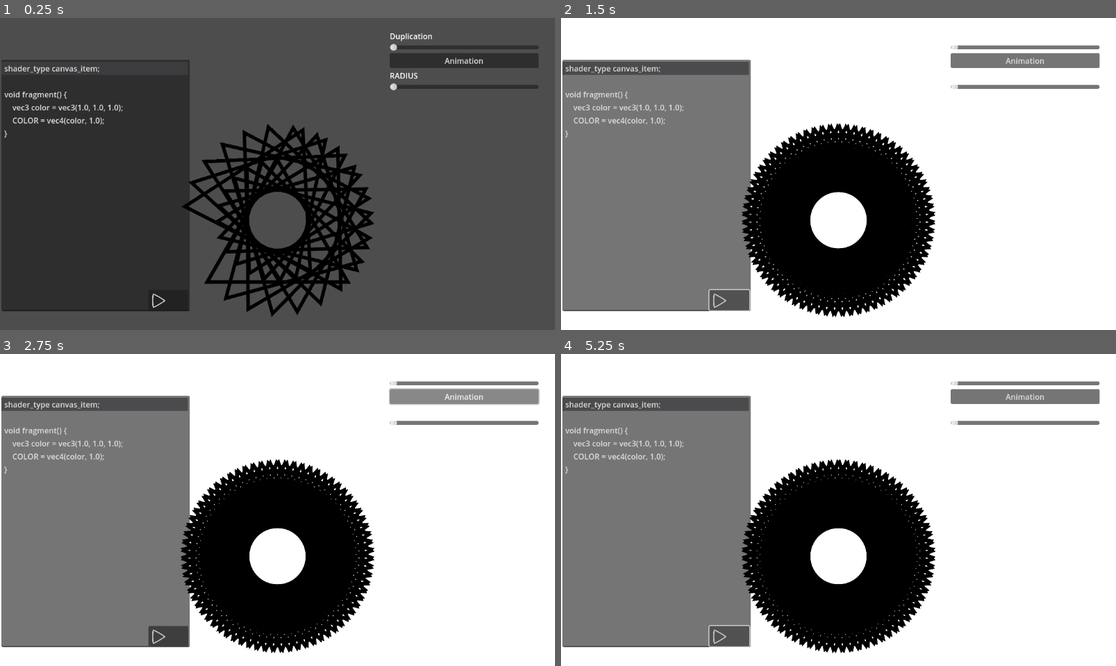
Above: before the commit, frames 1-4 (two rows, left to right).
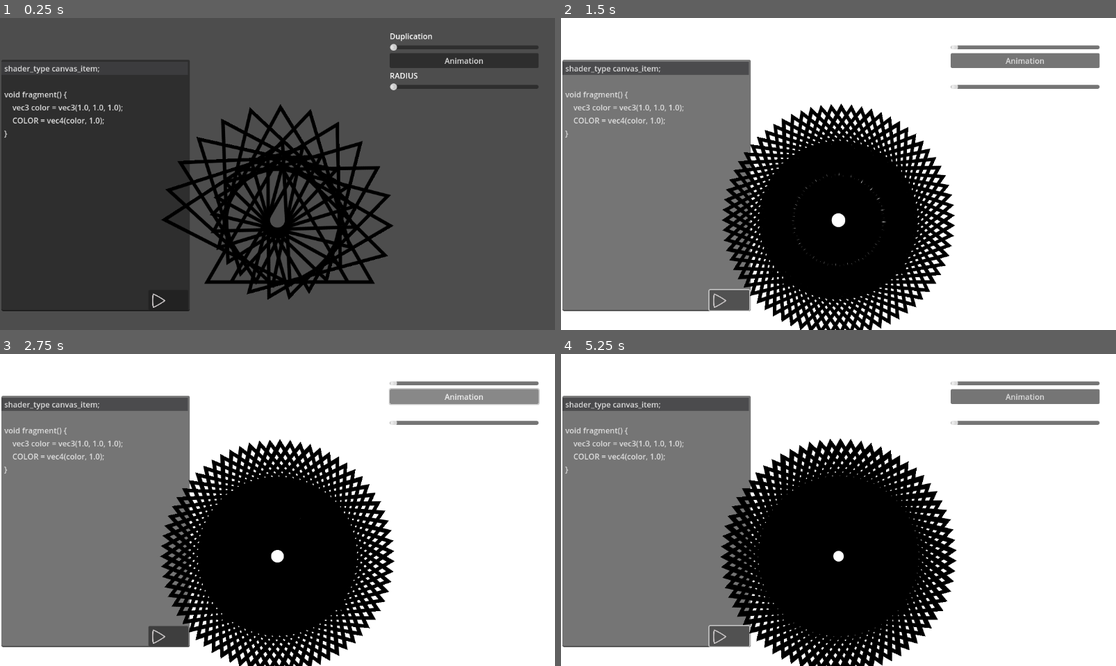
Above: after the commit, the same moments.

Repository: Juju-brz/GDVJ
Game: Godot game, scene res://templates/rose.tscn
Two runs of this game, one before a commit and one after it. Both use one fixed random seed, a clock stepped at 60 frames per second and the inputs below. The project has no main scene, so this scene is started directly.
Inputs (mouse positions are in pixels of both pictures, inside the frame that each line leads up to):
- Up to frame 1 (0.25 s): no input
- Up to frame 2 (1.5 s): click "Animation" at 0.5 s; click (727, 298) at 1.25 s
- Up to frame 3 (2.75 s): click "Animation" at 2 s
- Up to frame 4 (5.25 s): click (727, 634) at 2.75 s; click "Animation" at 3.5 s; click (727, 634) at 4.25 s

The runs differ from the first frame. In frame 1, 7.1% of the frame differs, in the area x 29-71%, y 27-96%; in frame 2, 8.1%; in frame 3, 8.2%; in frame 4, 8.7%, in the area x 28-72%, y 26-100%.

Commit message:
okay I mistook radius & spacing

Diff:
--- a/scripts/mainScript.gd
+++ b/scripts/mainScript.gd
@@ -41,6 +41,8 @@
 	duplicated_sprite.rotation = angle
 	duplicated_spriteslist.append(duplicated_sprite)
 	#print(duplicated_spriteslist)
+	#slider_spacing.value = RADIUS
+
 
 func decrement(): #delete Shape
 	if duplicated_spriteslist.size() == 0:
--- a/templates/rose.gd
+++ b/templates/rose.gd
@@ -1,16 +1,14 @@
 extends mainScript
-
 
 # Called when the node enters the scene tree for the first time.
 func _ready() -> void:
 	#SPACING = SPACING + 800.0
-	SPACING = 50.0
+	RADIUS = 50.0
 	pass
 
 # Called every frame. 'delta' is the elapsed time since the previous frame.
 func _process(delta: float) -> void:
 	super._process(delta)
 	increment()
-	#print(delta)
-	#SPACING = SPACING + 40.0
-	#print(SPACING)
+	RADIUS += 1.0 * delta
+	print(RADIUS)
